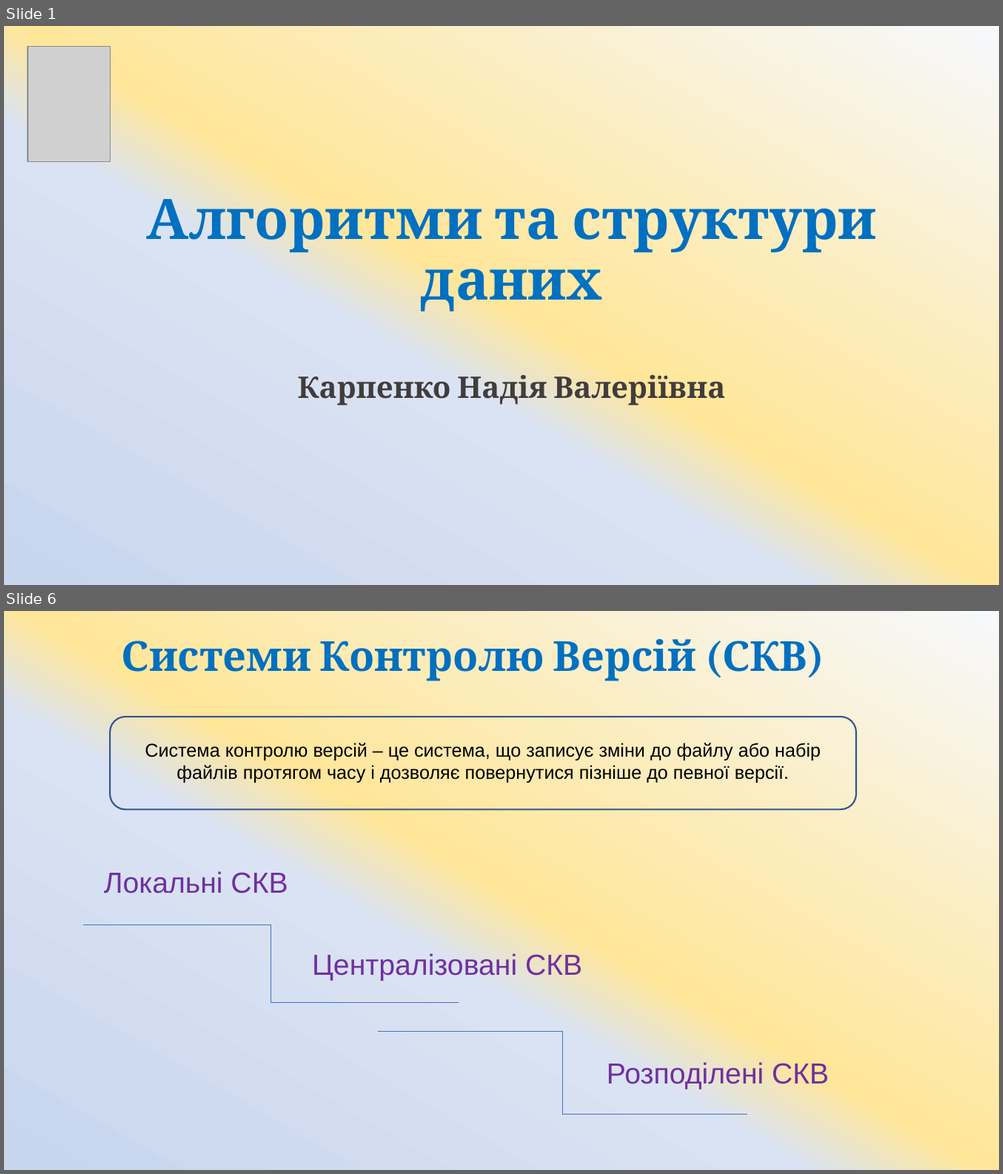
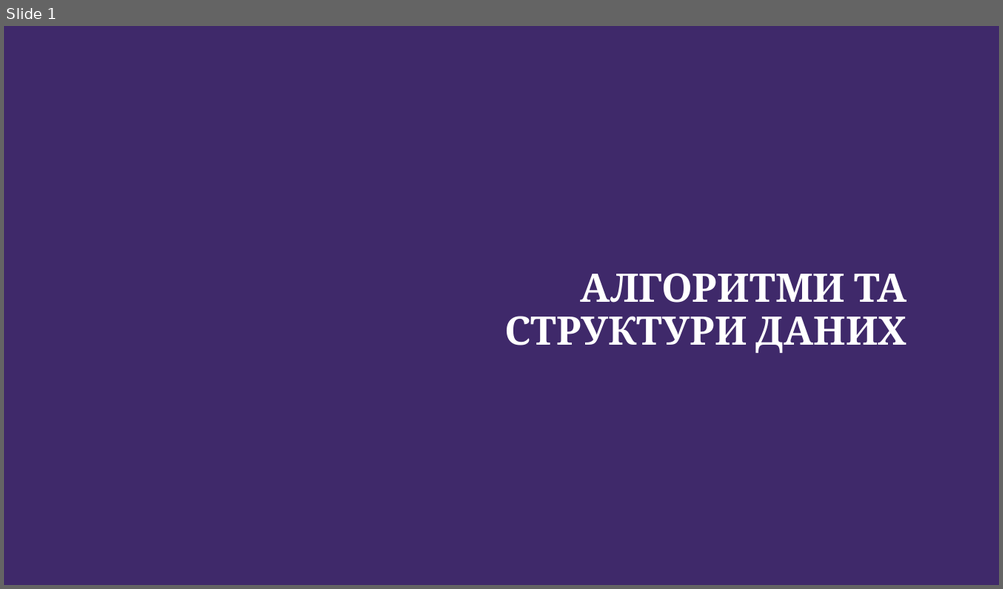
Before and after one commit to ArtemKlym/git_presentation, a slide deck: Git_1 part.pptx. Shown one above the other, each under a label of ours: slides 1 and 6 before the commit, slide 1 after it; the slides between them are not shown. The pictures are 1003x1174 and 1003x589 pixels, drawn with LibreOffice and Linux fonts; fonts in the diff are those of the drawing; grey boxes stand for pictures; background and template pictures are left out. Boxes give left, top, right and bottom in pixels: in the first picture for what was removed or moved away, otherwise in the second. Text is boxed around its words. In the diff, an @@ line names an element or a change of style, - is before the commit and + after.

```diff
--- a/Git_1 part.pptx
+++ b/Git_1 part.pptx
@@ slide 6 removed at (4,611,999,1170), background gradient #F6F8FC to #FFE699 to #DAE3F3 to #C7D5ED @@
@@ title removed at (122,639,807,681) @@
-Системи Контролю Версій (СКВ)
@@ rounded rectangle removed at (110,717,856,809) @@
@@ text removed at (145,743,820,783) @@
-Система контролю версій – це система, що записує зміни до файлу або набір файлів протягом часу і дозволяє повернутися пізніше до певної версії.
@@ text removed at (104,871,287,894) @@
-Локальні СКВ
@@ elbow line removed from (83, 925) to (458, 1002) @@
@@ text removed at (312,952,582,981) @@
-Централізовані СКВ
@@ elbow line removed from (378, 1032) to (747, 1115) @@
@@ text removed at (606,1062,828,1090) @@
-Розподілені СКВ
@@ slide 1 changed as well @@
@@ background gradient #F6F8FC to #FFE699 to #DAE3F3 to #C7D5ED to picture (left out) @@
@@ picture removed at (28,46,110,161) @@
@@ title at (504,273,907,353): text changed; size 54 to 38 pt; text colour #0070C0 to #FFFFFF @@
-Алгоритми та структури даних
-Карпенко Надія Валеріївна
+АЛГОРИТМИ ТА СТРУКТУРИ ДАНИХ
```
Also in this commit, not shown: 8 slides added, 27 other slides removed.
